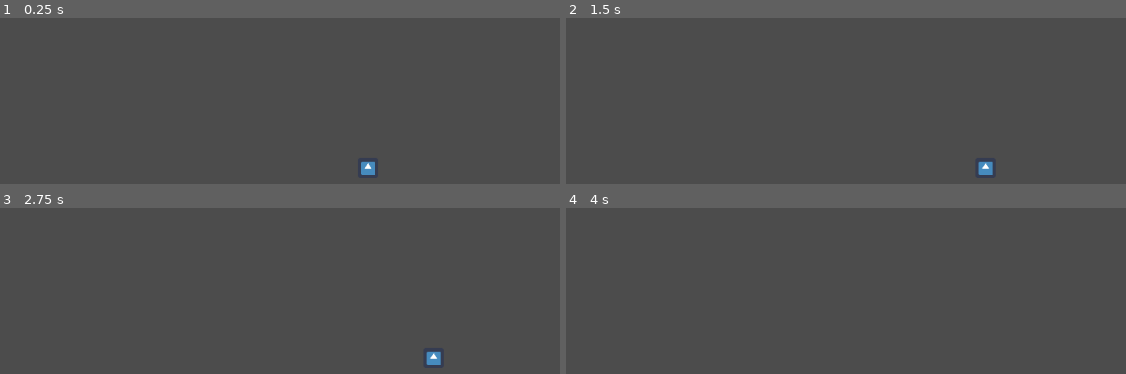
Above: before the commit, frames 1-4 (two rows, left to right).
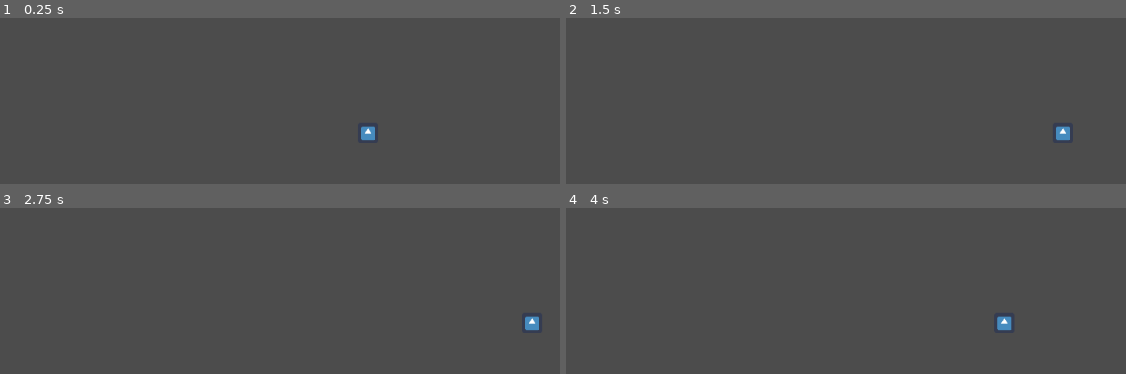
Above: after the commit, the same moments.

Repository: Clockknight/Chrono-Conflict
Game: Godot game, scene res://map.tscn
The game is run twice, just before and just after one commit, with the same random seed, the same clock (stepped at 60 frames per second) and the same inputs. The engine's default icon, where the game draws it, is replaced by a stand-in: a white triangle on a blue panel in a dark square.
Inputs:
- Up to frame 1 (0.25 s): no input
- Up to frame 2 (1.5 s): tap Enter at 0.5 s; hold Right (ui_right) 0.53-1.28 s; hold A (ui_left) from 1.28 s (still down)
- Up to frame 3 (2.75 s): release A (ui_left) at 2.03 s; hold Right (ui_right) from 2.03 s (still down)
- Up to frame 4 (4 s): release Right (ui_right) at 2.78 s; hold Up (ui_up) 2.78-3.53 s; hold A (ui_left) from 3.53 s (still down)

The runs differ from the first frame. In frame 1, 0.4% of the frame differs, in the area x 64-67%, y 65-95%; in frame 2, 0.4%, in the area x 73-90%, y 65-95%; in frame 3, 0.4%; in frame 4, 0.2%.

Commit message:
Fix jumping

Diff:
--- a/Orbulon.gd
+++ b/Orbulon.gd
@@ -1,9 +1,9 @@
 extends KinematicBody2D
 
-export(float) var horizontal_speed = 10.0
-export(float) var vertical_speed = 50.0
+export(float) var horizontal_speed = 25.0
+export(float) var vertical_speed = 80.0
+export(float) var gravity = 5
 var directional_input = Vector2.ZERO
-var gravity = .1
 var _bottom
 var bottom_pos = 0
 var grounded = true
@@ -12,21 +12,20 @@
 	_bottom = self.get_node("char_bottom")
 
 
-
-
-
-
 func _physics_process(delta):
 	directional_input.x = Input.get_action_strength("ui_right") - Input.get_action_strength("ui_left")
 	directional_input.x *= horizontal_speed
 
 	directional_input.y += gravity
 	bottom_pos = (_bottom.get_global_position().y)
+	print(bottom_pos)
 	grounded = bottom_pos >= 0
 	if (grounded):
 		directional_input.y = 0
 		directional_input.y -=  Input.get_action_strength("ui_up")
-	directional_input.y *= vertical_speed
+		directional_input.y *= vertical_speed
+		if (directional_input.y == 0):
+			directional_input.y -= bottom_pos
 
 
 
--- a/map.tscn
+++ b/map.tscn
@@ -8,22 +8,24 @@
 
 [node name="Scene" type="Node2D"]
 
-[node name="Orbulon" type="KinematicBody2D" parent="."]
-position = Vector2( 0, -100 )
+[node name="test_Orbulon" type="KinematicBody2D" parent="."]
+position = Vector2( 0, -400 )
 script = ExtResource( 1 )
 
-[node name="CollisionShape2D" type="CollisionShape2D" parent="Orbulon"]
+[node name="CollisionShape2D" type="CollisionShape2D" parent="test_Orbulon"]
 shape = SubResource( 1 )
 
-[node name="Sprite" type="Sprite" parent="Orbulon"]
+[node name="Sprite" type="Sprite" parent="test_Orbulon"]
 scale = Vector2( 2, 2 )
 texture = ExtResource( 2 )
 region_rect = Rect2( 10, 10, 10, 0 )
 
-[node name="char_bottom" type="Position2D" parent="Orbulon"]
+[node name="char_bottom" type="Position2D" parent="test_Orbulon"]
 position = Vector2( 0, 64 )
 
 [node name="Camera2D" type="Camera2D" parent="."]
 current = true
 zoom = Vector2( 5, 5 )
 editor_draw_drag_margin = true
+
+[node name="test_Groundline" type="Sprite" parent="."]
